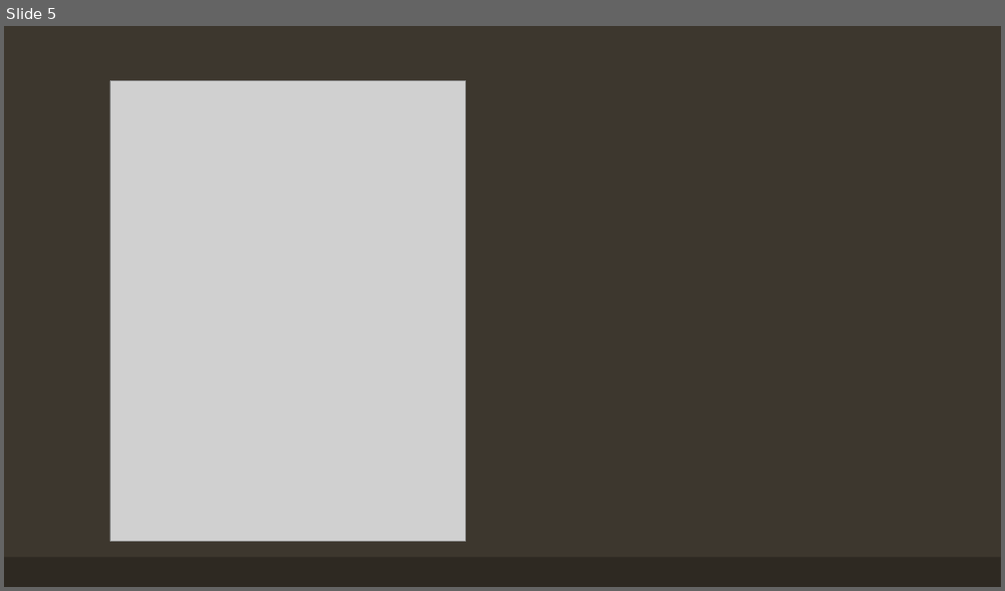
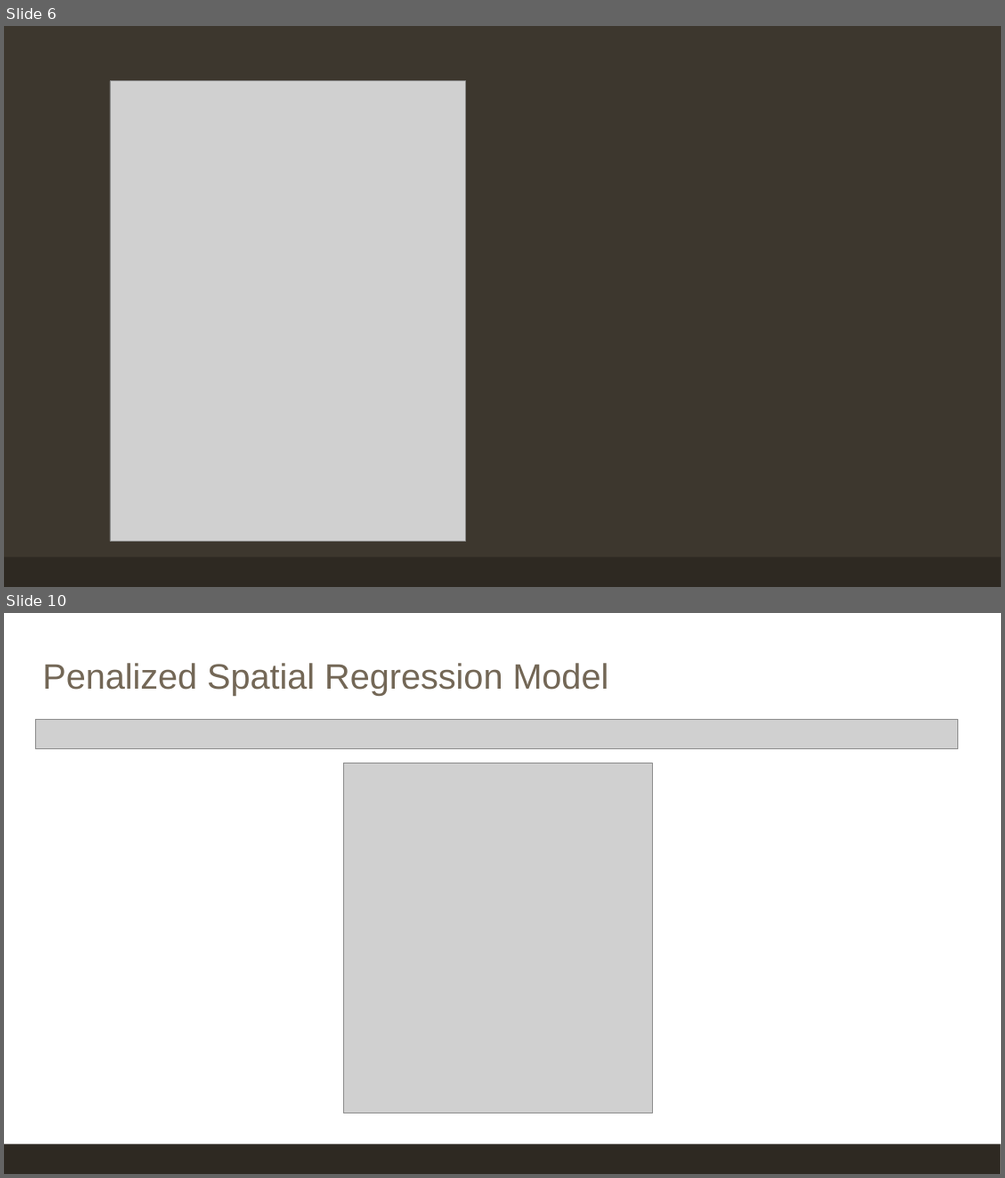
Before and after one commit to EEPlei/Americas-Warzone-Class-Project, a slide deck: Slides/final_slides.pptx. Shown one above the other, each under a label of ours: slide 5 before the commit, slides 6 and 10 after it; the slides between them are not shown. The pictures are 1005x591 and 1005x1178 pixels, drawn with LibreOffice and Linux fonts; fonts in the diff are those of the drawing; grey boxes stand for pictures. Boxes give left, top, right and bottom in pixels: in the first picture for what was removed or moved away, otherwise in the second. Text is boxed around its words. In the diff, an @@ line names an element or a change of style, - is before the commit and + after.

```diff
--- a/Slides/final_slides.pptx
+++ b/Slides/final_slides.pptx
@@ slide 10 added at [4, 613, 1001, 1174], background #FFFFFF; not listed: 1 template element that a slide beside it also shows @@
@@ title added at [42, 663, 609, 696], 34 pt, text #736756 @@
+Penalized Spatial Regression Model
@@ picture added at [35, 719, 957, 749] @@
@@ picture added at [343, 763, 652, 1113] @@
@@ what was slide 5 is now slide 6 @@
```
Also in this commit, not shown: 4 slides changed, 7 other slides added, 1 slide removed.
